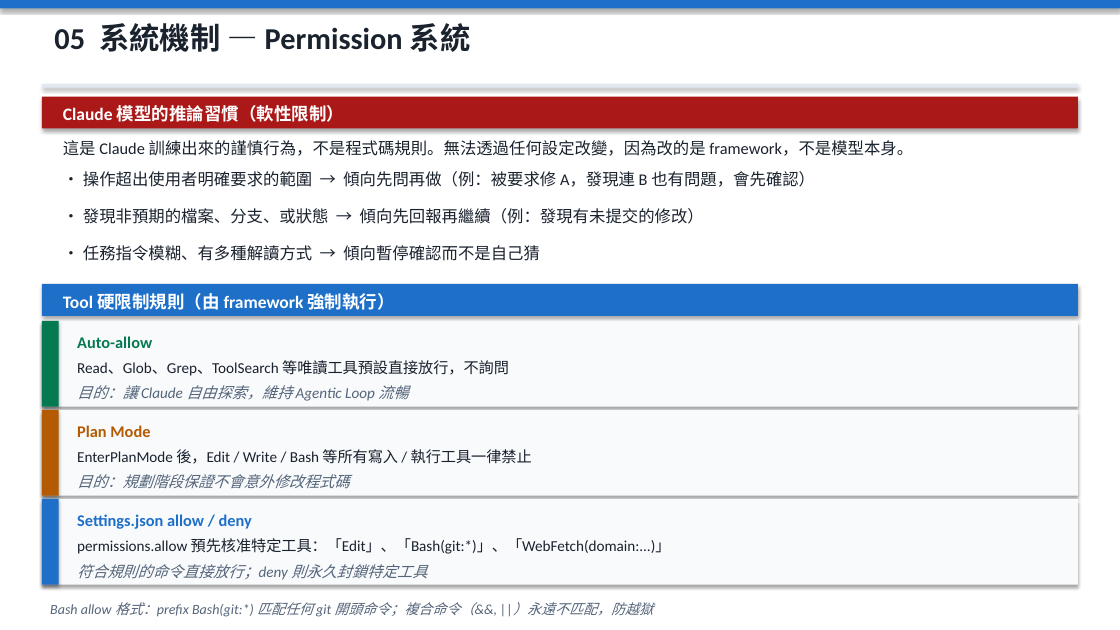
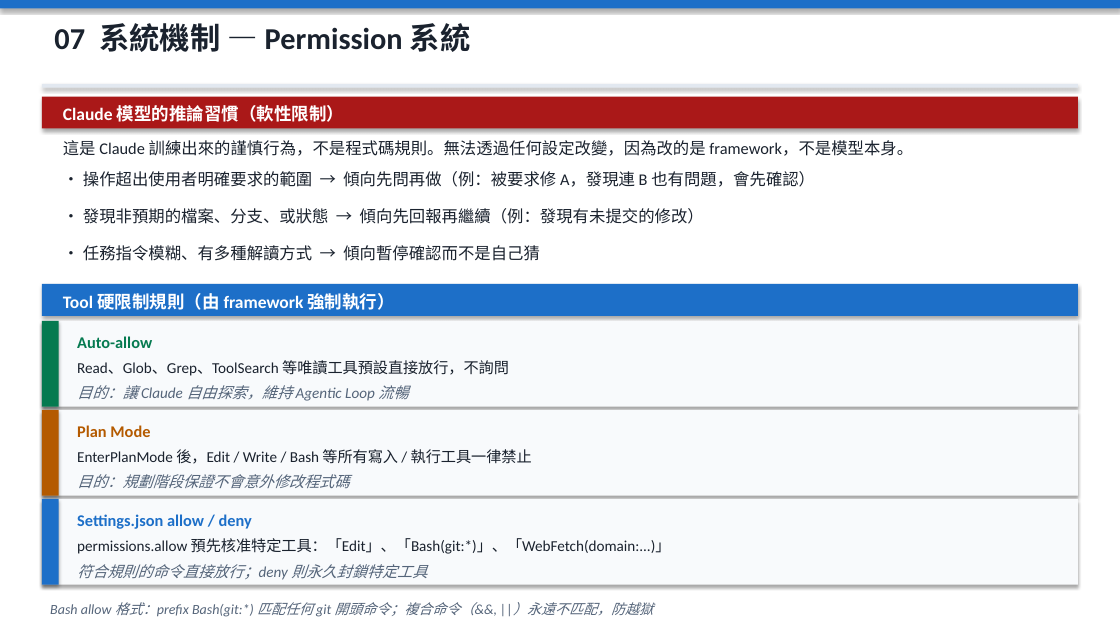
Before and after one commit to SunnyWenwen/reseach_claude_code, a slide deck: slide 21 of claude_code_full.pptx. Drawn at 1120x630 pixels with LibreOffice and Linux fonts; fonts in the diff are those of the drawing. Boxes give left, top, right and bottom in pixels: in the first picture for what was removed or moved away, otherwise in the second. Text is boxed around its words. In the diff, an @@ line names an element or a change of style, - is before the commit and + after.

```diff
--- a/claude_code_full.pptx
+++ b/claude_code_full.pptx
@@ text at [54, 23, 471, 52]: text changed @@
-05 系統機制 — Permission 系統
+07 系統機制 — Permission 系統
```
Also in this commit, not shown: 14 other slides changed, 1 slide added, 6 other files.
